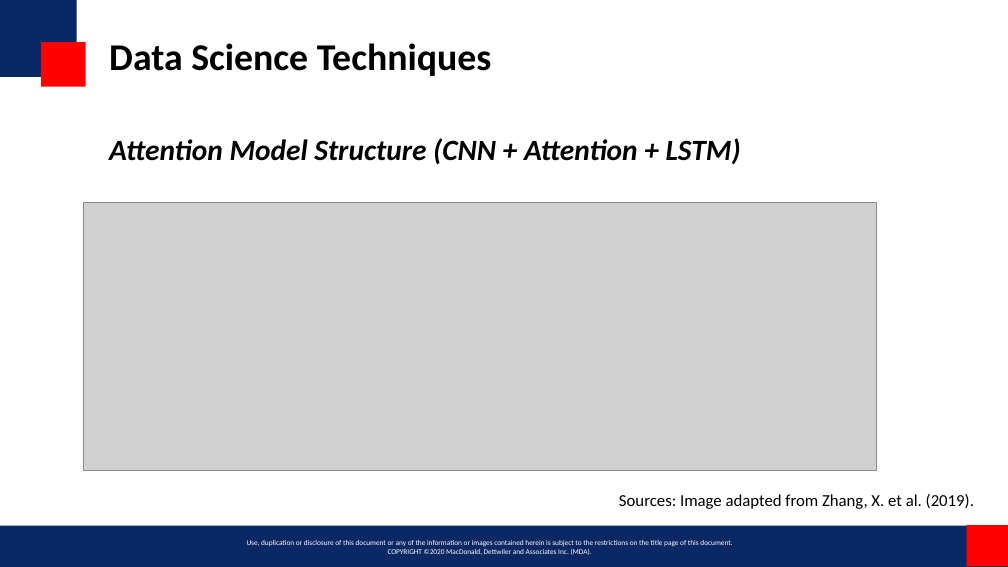
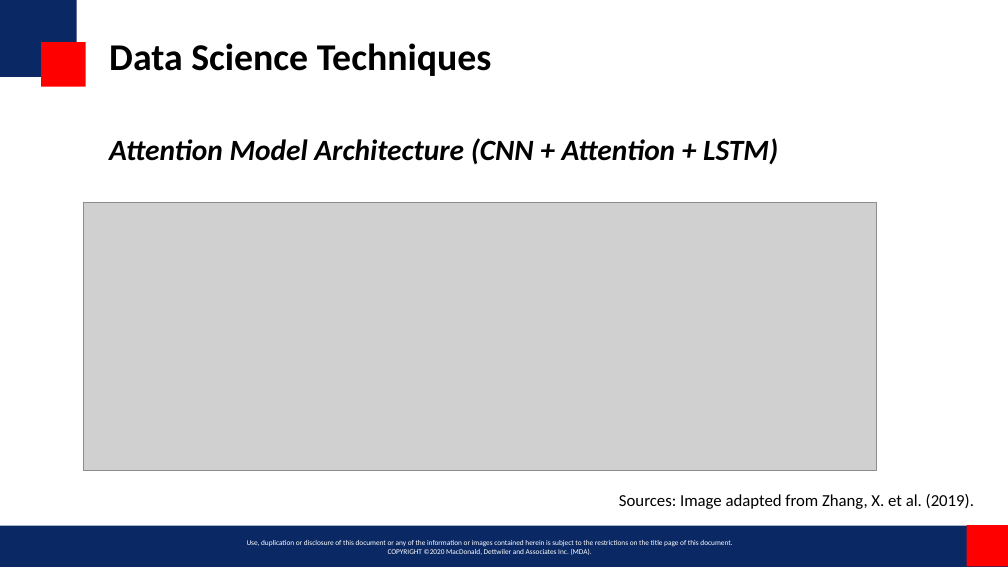
Before and after one commit to miketianchen/MDA_image_captioning, a slide deck: slide 7 of docs/final_presentation.pptx. Drawn at 1008x567 pixels with LibreOffice and Linux fonts; fonts in the diff are those of the drawing; grey boxes stand for pictures; background and template pictures are left out. Boxes give left, top, right and bottom in pixels: in the first picture for what was removed or moved away, otherwise in the second. Text is boxed around its words. In the diff, an @@ line names an element or a change of style, - is before the commit and + after.

```diff
--- a/docs/final_presentation.pptx
+++ b/docs/final_presentation.pptx
@@ title at (109, 138, 778, 164): text changed @@
-Attention Model Structure (CNN + Attention + LSTM)
+Attention Model Architecture (CNN + Attention + LSTM)
```
Also in this commit, not shown: 5 other slides changed, 1 other file.
